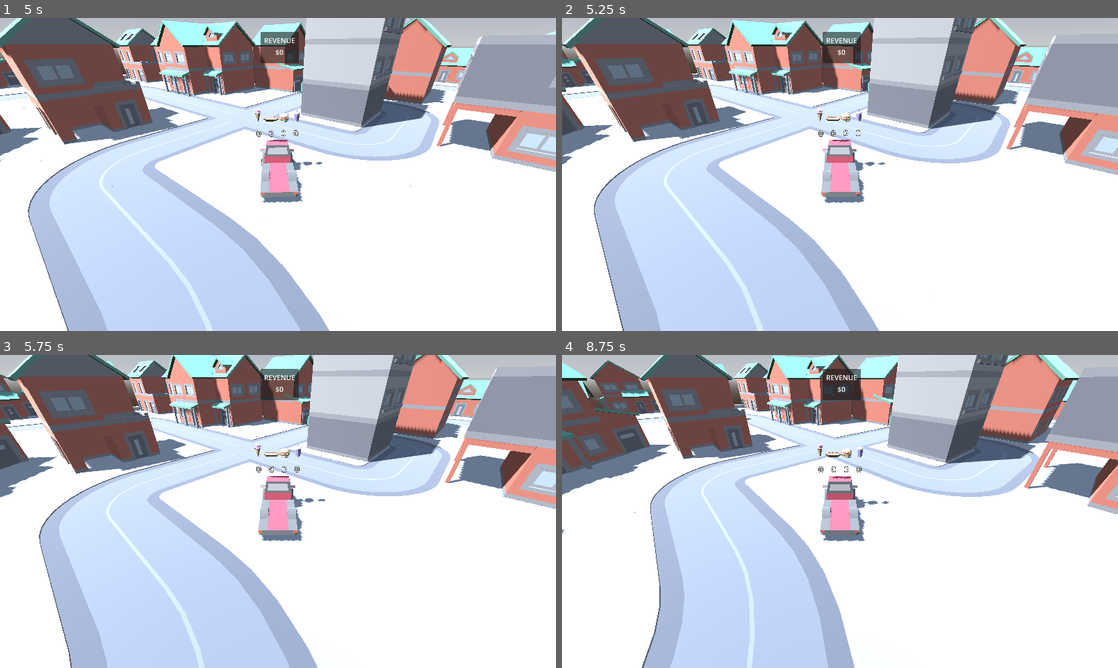
Above: before the commit, frames 1-4 (two rows, left to right).
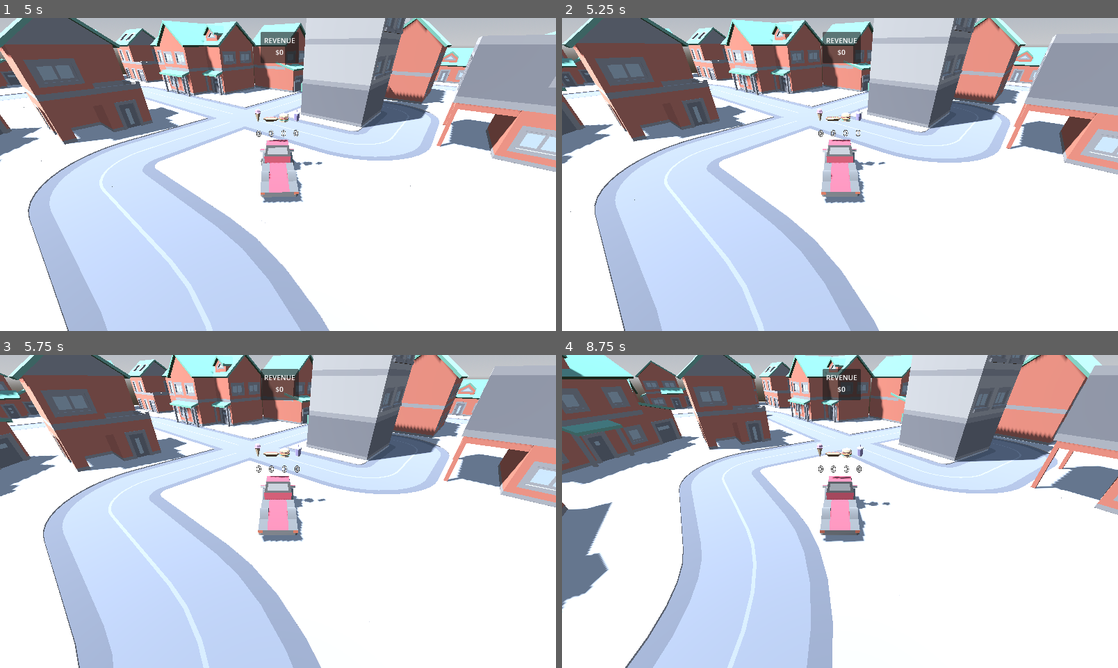
Above: after the commit, the same moments.

Repository: stesim/ld53-delivery
Game: Godot game, scene res://game_world.tscn
Two runs of this game, one before a commit and one after it. Both use one fixed random seed, a clock stepped at 60 frames per second and the inputs below.
Inputs:
- Up to frame 1 (5 s): tap Enter (ui_accept) at 0.5, 0.77, 1.52, 3.02, 3.77, 4.52 s; hold D (steer_right) 0.53-1.28 s; tap 1 (transfer_item_1) at 0.6, 3.6 s; hold S (reverse) 1.28-2.03 s; tap 2 (transfer_item_2) at 1.35, 4.35 s; hold D (steer_right) 2.03-2.78 s; tap 3 (transfer_item_3) at 2.1 s; hold W (accelerate) 2.78-3.53 s; tap 4 (transfer_item_4) at 2.85 s; hold A (steer_left) from 3.53 s (still down)
- Up to frame 2 (5.25 s): release A (steer_left) at 5.03 s; hold S (reverse) from 5.03 s (still down); tap 3 (transfer_item_3) at 5.1 s
- Up to frame 3 (5.75 s): keep holding S (reverse)
- Up to frame 4 (8.75 s): release S (reverse) at 5.78 s; hold D (steer_right) 5.78-6.53 s; tap 4 (transfer_item_4) at 5.85 s; tap Enter (ui_accept) at 6.02, 6.77, 7.52 s; hold W (accelerate) 6.53-7.28 s; tap 1 (transfer_item_1) at 6.6 s; hold D (steer_right) 7.28-8.03 s; tap 2 (transfer_item_2) at 7.35 s; hold S (reverse) from 8.03 s (still down); tap 3 (transfer_item_3) at 8.1 s

Frame 1 is identical in both runs. In frame 2, 3.6% of the frame differs, in the area x 0-100%, y 0-100%; in frame 3, 10%; in frame 4, 30%.

Commit message:
Better brakes, arrow keys, tire screech sound

Diff:
--- a/game_world.tscn
+++ b/game_world.tscn
@@ -34,7 +34,7 @@
 transform = Transform3D(1, 0, 0, 0, 1, 0, 0, 0, 1, -30.2455, 2.80538, 18.6208)
 mass = 2000.0
 max_engine_force = 3000.0
-max_brake_force = 10.0
+max_brake_force = 100.0
 
 [node name="vehicle_follower" type="Node3D" parent="." node_paths=PackedStringArray("target")]
 transform = Transform3D(-1, 0, -8.74228e-08, -6.18172e-08, 0.707107, 0.707107, 6.18172e-08, 0.707107, -0.707107, -30.2455, 7.3054, 11.6208)
--- a/project.godot
+++ b/project.godot
@@ -29,21 +29,25 @@
 accelerate={
 "deadzone": 0.5,
 "events": [Object(InputEventKey,"resource_local_to_scene":false,"resource_name":"","device":-1,"window_id":0,"alt_pressed":false,"shift_pressed":false,"ctrl_pressed":false,"meta_pressed":false,"pressed":false,"keycode":0,"physical_keycode":87,"key_label":0,"unicode":119,"echo":false,"script":null)
+, Object(InputEventKey,"resource_local_to_scene":false,"resource_name":"","device":-1,"window_id":0,"alt_pressed":false,"shift_pressed":false,"ctrl_pressed":false,"meta_pressed":false,"pressed":false,"keycode":0,"physical_keycode":4194320,"key_label":0,"unicode":0,"echo":false,"script":null)
 ]
 }
 reverse={
 "deadzone": 0.5,
 "events": [Object(InputEventKey,"resource_local_to_scene":false,"resource_name":"","device":-1,"window_id":0,"alt_pressed":false,"shift_pressed":false,"ctrl_pressed":false,"meta_pressed":false,"pressed":false,"keycode":0,"physical_keycode":83,"key_label":0,"unicode":115,"echo":false,"script":null)
+, Object(InputEventKey,"resource_local_to_scene":false,"resource_name":"","device":-1,"window_id":0,"alt_pressed":false,"shift_pressed":false,"ctrl_pressed":false,"meta_pressed":false,"pressed":false,"keycode":0,"physical_keycode":4194322,"key_label":0,"unicode":0,"echo":false,"script":null)
 ]
 }
 steer_left={
 "deadzone": 0.5,
 "events": [Object(InputEventKey,"resource_local_to_scene":false,"resource_name":"","device":-1,"window_id":0,"alt_pressed":false,"shift_pressed":false,"ctrl_pressed":false,"meta_pressed":false,"pressed":false,"keycode":0,"physical_keycode":65,"key_label":0,"unicode":97,"echo":false,"script":null)
+, Object(InputEventKey,"resource_local_to_scene":false,"resource_name":"","device":-1,"window_id":0,"alt_pressed":false,"shift_pressed":false,"ctrl_pressed":false,"meta_pressed":false,"pressed":false,"keycode":0,"physical_keycode":4194319,"key_label":0,"unicode":0,"echo":false,"script":null)
 ]
 }
 steer_right={
 "deadzone": 0.5,
 "events": [Object(InputEventKey,"resource_local_to_scene":false,"resource_name":"","device":-1,"window_id":0,"alt_pressed":false,"shift_pressed":false,"ctrl_pressed":false,"meta_pressed":false,"pressed":false,"keycode":0,"physical_keycode":68,"key_label":0,"unicode":100,"echo":false,"script":null)
+, Object(InputEventKey,"resource_local_to_scene":false,"resource_name":"","device":-1,"window_id":0,"alt_pressed":false,"shift_pressed":false,"ctrl_pressed":false,"meta_pressed":false,"pressed":false,"keycode":0,"physical_keycode":4194321,"key_label":0,"unicode":0,"echo":false,"script":null)
 ]
 }
 brake={
--- a/vehicles/vehicle.gd
+++ b/vehicles/vehicle.gd
@@ -13,7 +13,7 @@
 
 var _previous_speed := 0.0
 var _previous_loss_time := 0
-
+var move_forward := false
 
 @onready var _inventory_area := %inventory
 @onready var _crash_sound := %crash_sound
@@ -30,10 +30,22 @@
 	brake = max_brake_force * Input.get_action_strength("brake")
 	steering = max_steering_angle * Input.get_axis("steer_right", "steer_left")
 
+	if engine_force > 0.0:
+		move_forward = true
+
+	if move_forward and Input.get_axis("reverse", "accelerate") < 0.0:
+		brake = max_brake_force * -1.0 * Input.get_axis("reverse", "accelerate")
+
+
 	var current_speed := linear_velocity.length()
 	var acceleration := (current_speed - _previous_speed) / delta
 
+	if current_speed < 0.5:
+		move_forward = false
+
+
 	$sound_engine.pitch_scale = 0.5 + current_speed / 10.0
+	$sound_engine.volume_db = -6.0 + 10.0 * current_speed / 10.0
 
 	if abs(acceleration) > inventory_loss_acceleration_threshold:
 		var now := Time.get_ticks_msec()
--- a/vehicles/vehicle.tscn
+++ b/vehicles/vehicle.tscn
@@ -5,7 +5,7 @@
 [ext_resource type="ArrayMesh" uid="uid://b1if5d6uis8oj" path="res://assets/cars/wheel_truck.res" id="2_1emut"]
 [ext_resource type="PackedScene" uid="uid://cf00x2vfcp63r" path="res://inventory_area.tscn" id="4_dysdc"]
 [ext_resource type="PackedScene" uid="uid://c4lqie0mbh7m6" path="res://inventory_indicator.tscn" id="5_xbh77"]
-[ext_resource type="AudioStream" uid="uid://cok8pj4yndhsk" path="res://assets/sounds/Car_impact_6.wav" id="7_hssab"]
+[ext_resource type="AudioStream" uid="uid://ck2ejuwn8p08m" path="res://assets/sounds/tires_screech.wav" id="6_wm01k"]
 [ext_resource type="AudioStream" uid="uid://c13qisub7wdhw" path="res://assets/sounds/242740__marlonhj__engine.wav" id="8_sj5ua"]
 
 [sub_resource type="BoxShape3D" id="BoxShape3D_84yfh"]
@@ -106,7 +106,7 @@
 
 [node name="crash_sound" type="AudioStreamPlayer" parent="."]
 unique_name_in_owner = true
-stream = ExtResource("7_hssab")
+stream = ExtResource("6_wm01k")
 max_polyphony = 3
 
 [node name="sound_engine" type="AudioStreamPlayer" parent="."]
Not shown, added: assets/sounds/tires_screech.wav.import
Not shown: 1 places in maps/test_map.tscn that only renumber resources
Not shown, added: assets/sounds/tires_screech.wav
